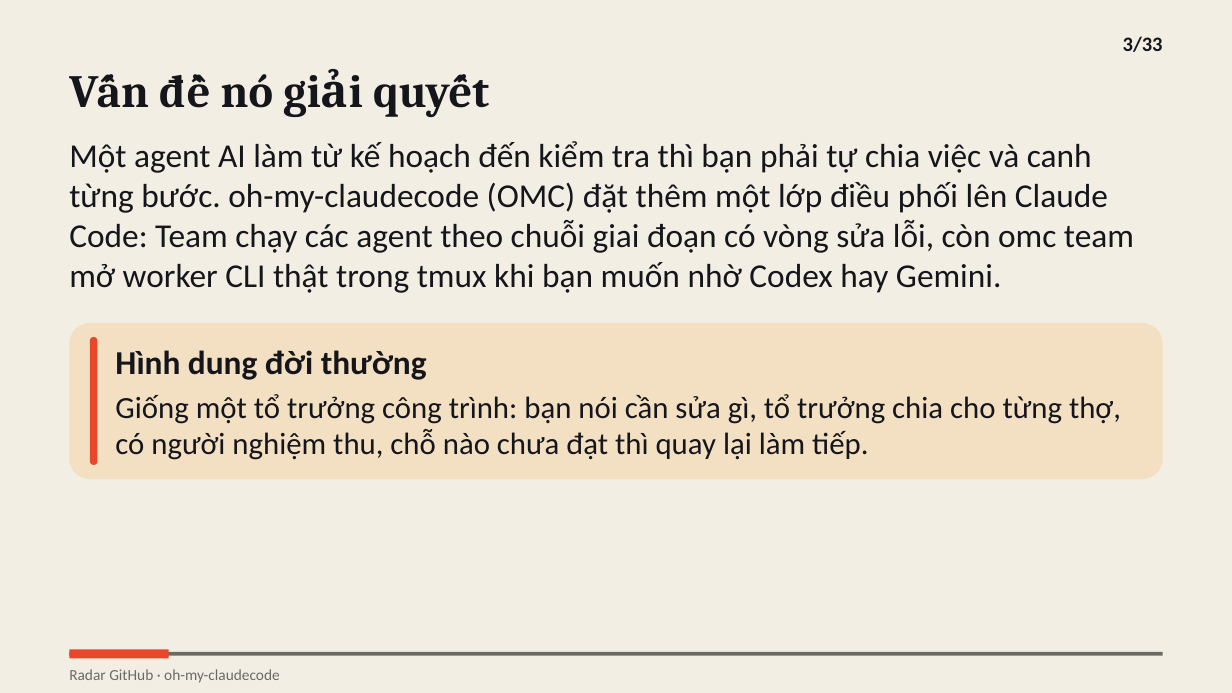
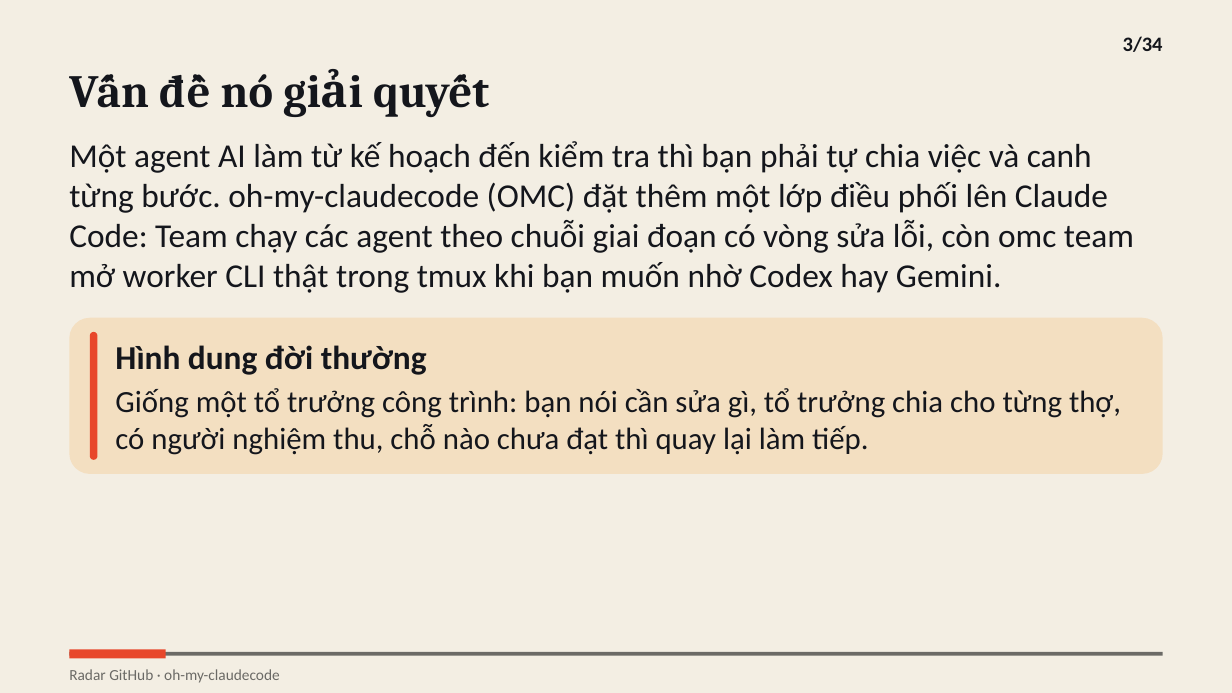
Before and after one commit to vohoailinh90/Github-radar, a slide deck: slide 3 of digests/2026-10-17-4/oh-my-claudecode/slides-vi.pptx. Drawn at 1232x693 pixels with LibreOffice and Linux fonts; fonts in the diff are those of the drawing. Boxes give left, top, right and bottom in pixels: in the first picture for what was removed or moved away, otherwise in the second. Text is boxed around its words. In the diff, an @@ line names an element or a change of style, - is before the commit and + after.

```diff
--- a/digests/2026-10-17-4/oh-my-claudecode/slides-vi.pptx
+++ b/digests/2026-10-17-4/oh-my-claudecode/slides-vi.pptx
@@ text at [1123,36,1163,52]: text changed @@
-3/33
+3/34
@@ 2 rounded rectangles, 1 text: place and size @@
-2 rounded rectangles, 1 text at [69,323,1163,479]
+2 rounded rectangles, 1 text at [69,318,1163,474]
@@ rectangle: place and size @@
-rectangle at [69,650,169,659]
+rectangle at [69,650,165,659]
```
Also in this commit, not shown: 32 other slides changed, 1 slide added, 2 other files.
